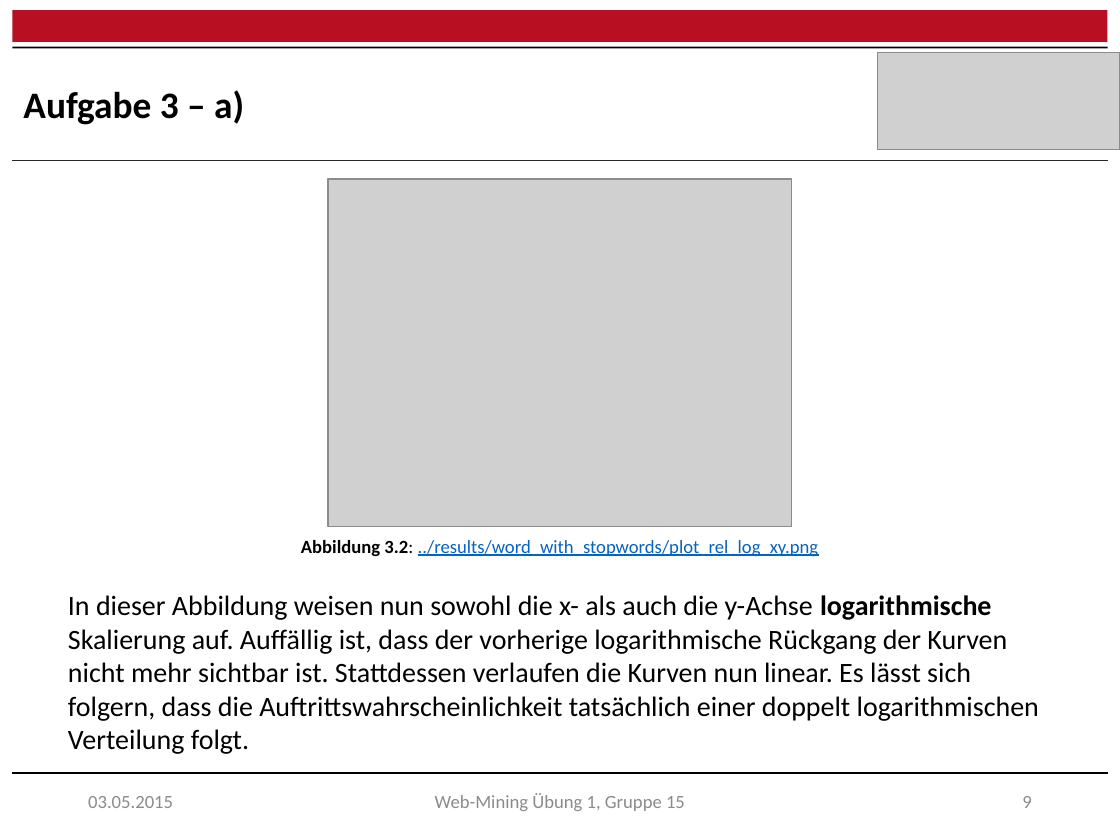
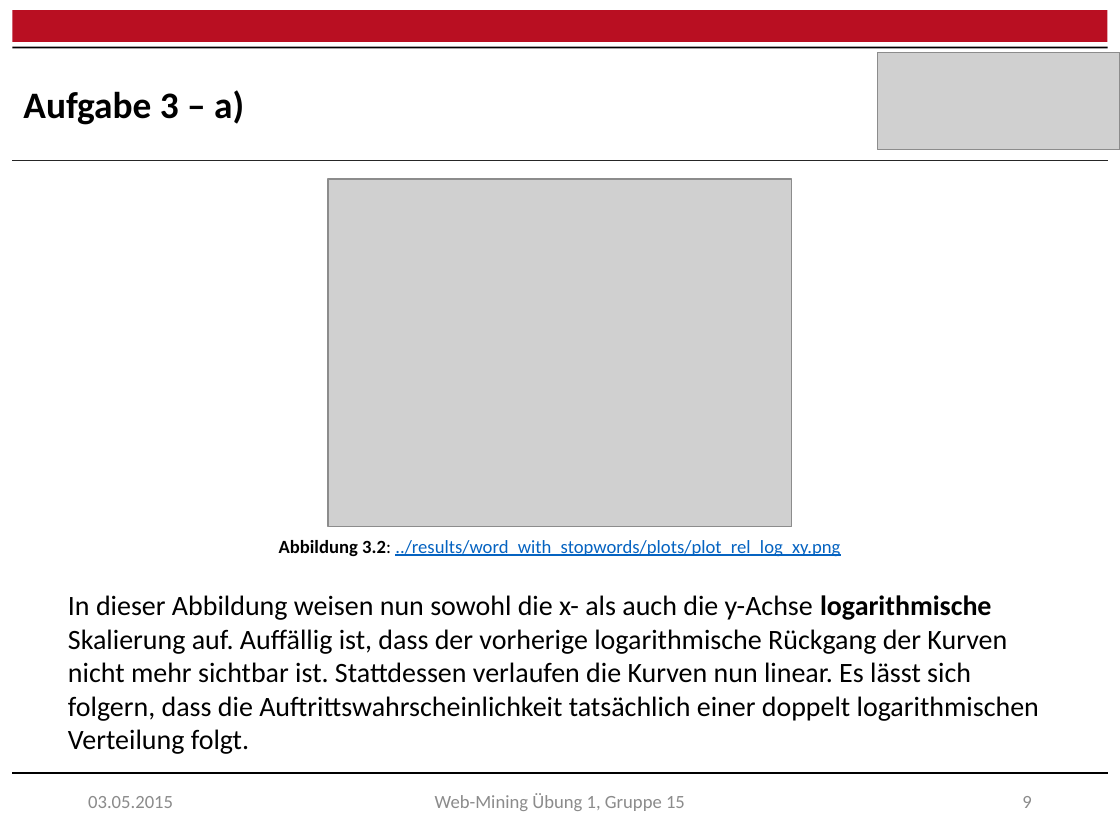
Before and after one commit to raQai/web-mining, a slide deck: slide 10 of ex1/ex1_results.pptx. Drawn at 1120x840 pixels with LibreOffice and Linux fonts; fonts in the diff are those of the drawing; grey boxes stand for pictures. Boxes give left, top, right and bottom in pixels: in the first picture for what was removed or moved away, otherwise in the second. Text is boxed around its words. In the diff, an @@ line names an element or a change of style, - is before the commit and + after.

```diff
--- a/ex1/ex1_results.pptx
+++ b/ex1/ex1_results.pptx
@@ text at box(279, 540, 840, 557): text changed @@
-Abbildung 3.2: ../results/word_with_stopwords/plot_rel_log_xy.png
+Abbildung 3.2: ../results/word_with_stopwords/plots/plot_rel_log_xy.png
```
Also in this commit, not shown: 8 other slides changed, 45 other files.
